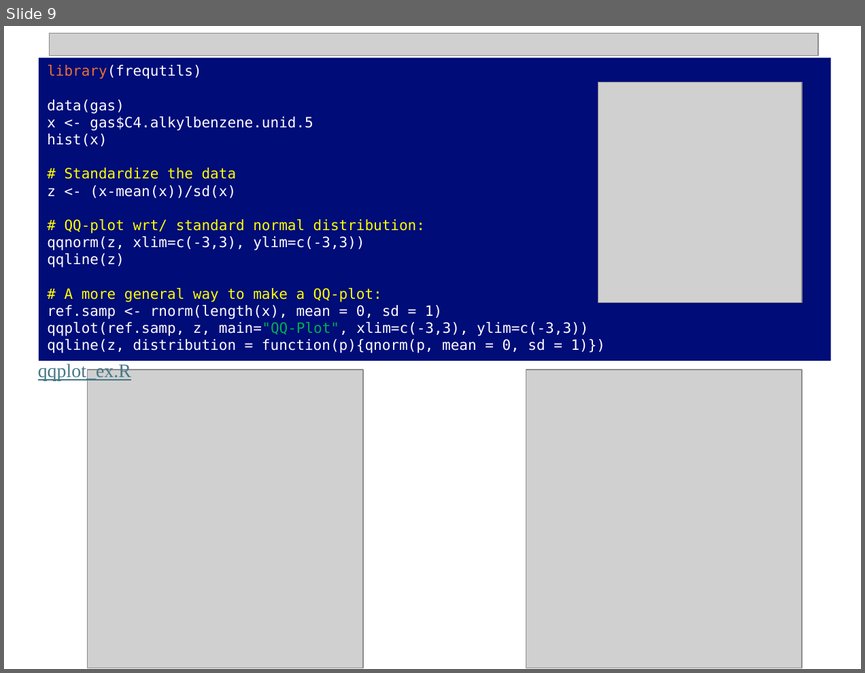
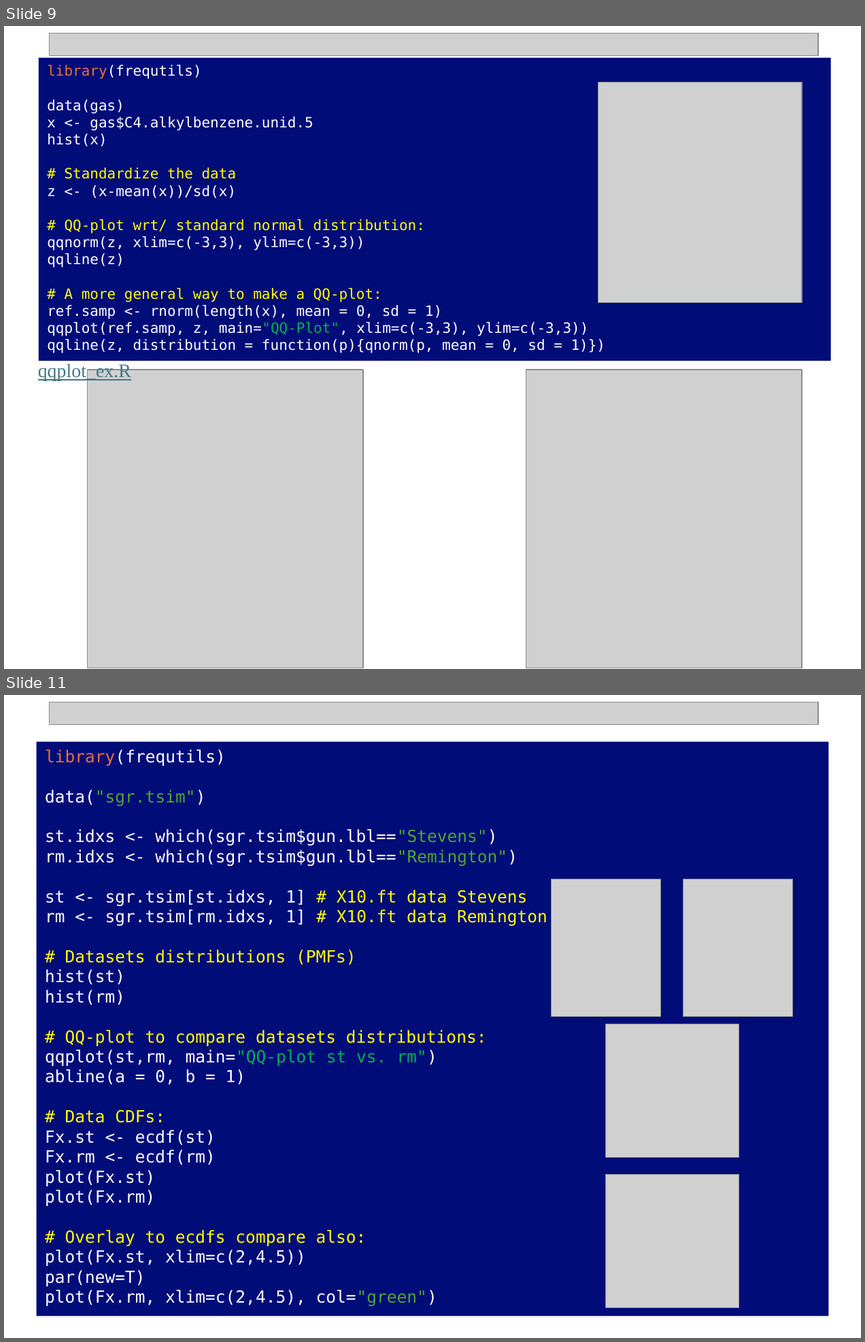
Before and after one commit to npetraco/709, a slide deck: Laboratories/Lab3/pdf_cdf_tutorial_workshop.pptx. Shown one above the other, each under a label of ours: slide 9 before the commit, slides 9 and 11 after it; the slides between them are not shown. The pictures are 865x673 and 865x1342 pixels, drawn with LibreOffice and Linux fonts; fonts in the diff are those of the drawing; grey boxes stand for pictures. Boxes give left, top, right and bottom in pixels: in the first picture for what was removed or moved away, otherwise in the second. Text is boxed around its words. In the diff, an @@ line names an element or a change of style, - is before the commit and + after.

```diff
--- a/Laboratories/Lab3/pdf_cdf_tutorial_workshop.pptx
+++ b/Laboratories/Lab3/pdf_cdf_tutorial_workshop.pptx
@@ slide 11 added at [4,695,861,1338], background #FFFFFF @@
@@ picture added at [50,702,818,724] @@
@@ rectangle added at [37,741,828,1315], fill #000C78, 14 pt, text #FFFFFF @@
+library(frequtils)
+data("sgr.tsim")
+st.idxs <- which(sgr.tsim$gun.lbl=="Stevens")
+rm.idxs <- which(sgr.tsim$gun.lbl=="Remington")
+st <- sgr.tsim[st.idxs, 1] # X10.ft data Stevens
+rm <- sgr.tsim[rm.idxs, 1] # X10.ft data Remington
+# Datasets distributions (PMFs)
+hist(st)
+hist(rm)
+# QQ-plot to compare datasets distributions:
+qqplot(st,rm, main="QQ-plot st vs. rm")
+abline(a = 0, b = 1)
+# Data CDFs:
+Fx.st <- ecdf(st)
+Fx.rm <- ecdf(rm)
+plot(Fx.st)
+plot(Fx.rm)
+# Overlay to ecdfs compare also:
+plot(Fx.st, xlim=c(2,4.5))
+par(new=T)
+plot(Fx.rm, xlim=c(2,4.5), col="green")
@@ picture added at [551,879,660,1016] @@
@@ picture added at [683,879,791,1016] @@
@@ picture added at [606,1024,738,1157] @@
@@ picture added at [606,1174,738,1307] @@
```
Also in this commit, not shown: 1 other slide added, 1 other file.
